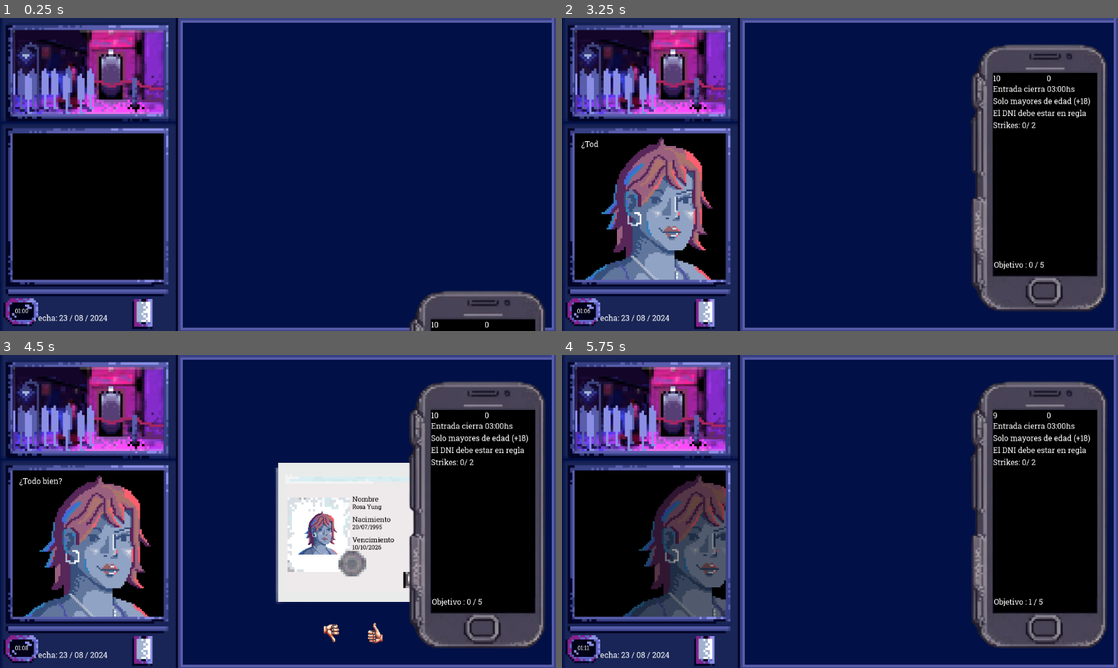
Above: before the commit, frames 1-4 (two rows, left to right).
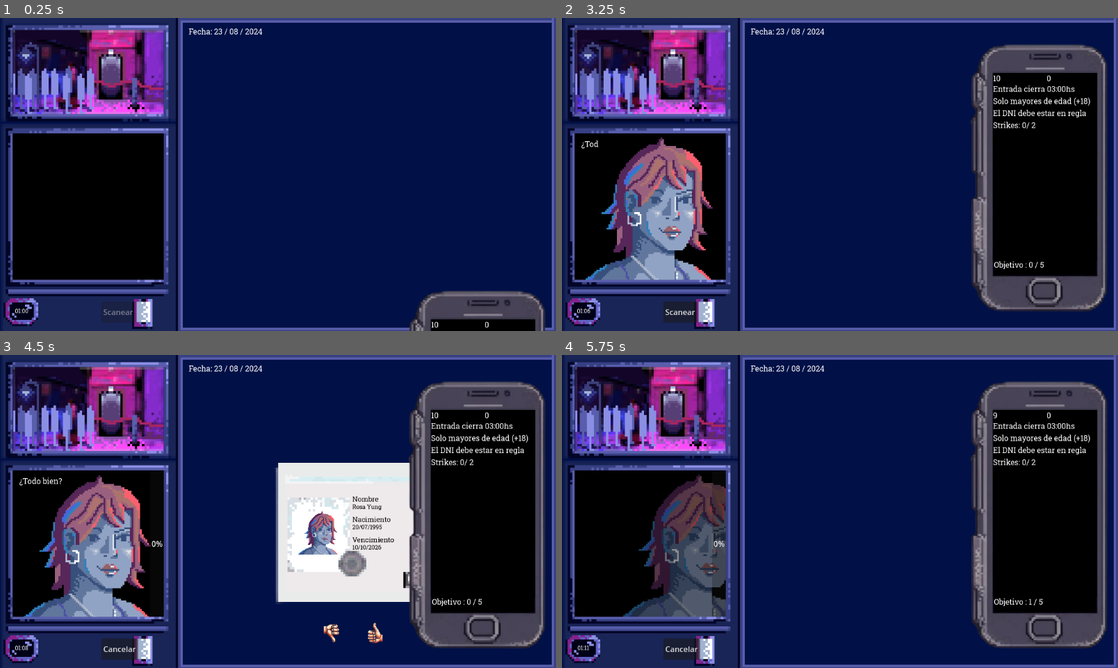
Above: after the commit, the same moments.

Repository: joacoague15/dni-en-mano
Game: Godot game, scene res://main_scene.tscn
Same seed, same stepped clock (60 frames per second), same inputs: the game is played once before the commit and once after it.
Inputs (mouse positions are in pixels of both pictures, inside the frame that each line leads up to):
- Up to frame 1 (0.25 s): no input
- Up to frame 2 (3.25 s): click (706, 315) at 0.5 s; click (706, 315) at 1.25 s; click (706, 315) at 2 s; move the mouse to (812, 237) at 2.77 s
- Up to frame 3 (4.5 s): click (116, 649) at 3.5 s, where only the run after the commit has a clickable "Scanear"; click (88, 542) at 4.27 s
- Up to frame 4 (5.75 s): click (934, 633) at 5 s

The runs differ from the first frame. In frame 1, 0.3% of the frame differs, in the area x 6-48%, y 3-98%; in frame 2, 0.6%; in frame 3, 0.7%; in frame 4, 1.2%.

Commit message:
Not finished version of scan mechanic

Diff:
--- a/character_random_selector.gd
+++ b/character_random_selector.gd
@@ -1,7 +1,6 @@
 extends Node2D
 
 @onready var dni_information = $DNIInformation
-@onready var result_label = $ResultLabel
 @onready var rules_label = $Phone/RulesLabel
 @onready var rules_label_animation_player = $Phone/RulesAnimationPlayer
 @onready var show_rules_button = $ShowRulesButton
@@ -17,6 +16,10 @@
 @onready var strikes_label = $Phone/StrikesLabel
 @onready var correct_character_label = $Phone/CorrectCharactersLabel
 
+@onready var scanning_progress_bar = $ScanningProgressBar
+@onready var scanning_button = $ScanningButton
+@onready var activate_scan_button = $ActivateScanButton
+
 @onready var accept_button = $AcceptButton
 @onready var reject_button = $RejectButton
 @onready var background_music = $BackgroundMusicPlayer
@@ -37,7 +40,6 @@
 	{"name": "Valentina", "image": preload("res://characterImages/character2.png"), "problem": null, "dni": {"name": "Valentina Gomez", "born_date": "01/05/1996", "due_date": "10/07/2025", "document_photo": preload("res://characterImages/character2.png")}}
 ]
 
-var custom_cursor = load("res://characterImages/hand.png")
 var thumb_up_cursor= load("res://characterImages/thumb_up.png")
 var thumb_down_cursor= load("res://characterImages/thumb_down.png")
 var current_videogame_date = "23-08-2024"
@@ -58,23 +60,44 @@
 var CORRECT_CHARACTERS_NEEDED = 5
 var strikes = 0
 
+var is_holding = false
+var progress = 0.0
+var progress_time = 2.0
+
 func _ready():
+	scanning_progress_bar.value = 0
 	correct_characters = 0
+	activate_scan_button.disabled = true
 	incorrect_characters = []
 	background_music.play()
 	energy_label.text = str(energy)
 	strikes_label.text = str(strikes)
 	correct_character_label.text = "Objetivo : " + str(correct_characters) + " / " + str(CORRECT_CHARACTERS_NEEDED)
-	Input.set_custom_mouse_cursor(custom_cursor, 0, Vector2(64, 64))
 	apply_rules()
 	accept_button.visible = false
 	reject_button.visible = false
 	next_person()
 
 func _process(delta):
+	print(activate_scan_button.visible)
 	time_since_last_check += delta
 	if time_since_last_check >= check_interval:
 		time_since_last_check = 0.0
+
+	if is_holding:
+		progress += delta / progress_time
+		if progress >= 1.0:
+			progress = 1.0
+			scanning_button.visible = false
+			scanning_progress_bar.visible = false
+			activate_scan_button.disabled = true
+			activate_scan_button.text = "Scanear"
+			is_holding = false
+	else:
+		if progress > 0:
+			progress = 0
+
+	scanning_progress_bar.value = progress * scanning_progress_bar.max_value
 
 func new_selected_person():
 	while selected_index == previous_index:
@@ -178,7 +201,10 @@
 func _on_animation_player_animation_finished(animation_name):
 	if animation_name == "character_appear":
 		character_animation_player.play("character_idle")
+		activate_scan_button.disabled = false
+		activate_scan_button.text = "Scanear"
 	if animation_name == "character_enter" or animation_name == "character_no_enter":
+		activate_scan_button.disabled = true
 		background_music.set_bus("New Bus")
 		background_music.set_volume_db(0)
 		next_person()
@@ -206,16 +232,22 @@
 	if animation_name == "show_results":
 		result_animation_player.play("show_labels")
 
-func _on_accept_button_mouse_entered():
-	Input.set_custom_mouse_cursor(thumb_up_cursor, 0, Vector2(64, 64))
-
-func _on_reject_button_mouse_entered():
-	Input.set_custom_mouse_cursor(thumb_down_cursor, 0, Vector2(64, 64))
-
 func _on_accept_button_mouse_exited():
 	modulate = normal_color
-	Input.set_custom_mouse_cursor(custom_cursor, 0, Vector2(64, 64))
 
 func _on_reject_button_mouse_exited():
 	modulate = normal_color
-	Input.set_custom_mouse_cursor(custom_cursor, 0, Vector2(64, 64))
+
+func _on_scanning_button_button_down():
+	is_holding = true
+
+func _on_scanning_button_button_up():
+	is_holding = false
+
+func _on_activate_scan_button_pressed():
+	if scanning_button.visible:
+		activate_scan_button.text = "Scanear"
+	else:
+		activate_scan_button.text = "Cancelar"
+	scanning_button.visible = !scanning_button.visible
+	scanning_progress_bar.visible = !scanning_progress_bar.visible
--- a/main_scene.tscn
+++ b/main_scene.tscn
@@ -671,6 +671,9 @@
 [sub_resource type="StyleBoxFlat" id="StyleBoxFlat_4vpl2"]
 bg_color = Color(0, 0, 0, 1)
 
+[sub_resource type="StyleBoxFlat" id="StyleBoxFlat_mphql"]
+bg_color = Color(0.6, 0.6, 0.6, 0)
+
 [node name="Character" type="Node2D"]
 position = Vector2(570, 330)
 script = ExtResource("1_3f8pj")
@@ -753,10 +756,10 @@
 region_rect = Rect2(3.95926, 0, 1916.04, 1080)
 
 [node name="CurrentDateLabel" type="Label" parent="."]
-offset_left = -500.0
-offset_top = 280.0
-offset_right = -344.0
-offset_bottom = 303.0
+offset_left = -179.0
+offset_top = -313.0
+offset_right = -26.0
+offset_bottom = -290.0
 theme_override_fonts/font = SubResource("FontVariation_xvukn")
 text = "Fecha: 23 / 08 / 2024"
 
@@ -973,6 +976,33 @@
 offset_bottom = 203.0
 theme_override_fonts/font = ExtResource("3_a2yxb")
 theme_override_styles/normal = SubResource("StyleBoxFlat_4vpl2")
+
+[node name="ScanningButton" type="Button" parent="."]
+visible = false
+offset_left = -550.0
+offset_top = -94.0
+offset_right = -226.0
+offset_bottom = 215.0
+theme_override_styles/focus = SubResource("StyleBoxFlat_mphql")
+flat = true
+
+[node name="ScanningProgressBar" type="ProgressBar" parent="."]
+visible = false
+anchors_preset = -1
+anchor_right = 0.061
+anchor_bottom = 0.066
+offset_left = -259.0
+offset_top = -91.0
+offset_right = -230.0
+offset_bottom = 212.0
+fill_mode = 3
+
+[node name="ActivateScanButton" type="Button" parent="."]
+offset_left = -360.0
+offset_top = 257.0
+offset_right = -303.0
+offset_bottom = 301.0
+text = "Scanear"
 
 [connection signal="animation_finished" from="ResultScreen/ResultAnimationPlayer" to="." method="_on_result_animation_player_animation_finished"]
 [connection signal="animation_finished" from="CharacterSprite/AnimationPlayer" to="." method="_on_animation_player_animation_finished"]
@@ -987,3 +1017,7 @@
 [connection signal="mouse_exited" from="RejectButton" to="." method="_on_reject_button_mouse_exited"]
 [connection signal="pressed" from="RejectButton" to="." method="_on_reject_button_pressed"]
 [connection signal="animation_finished" from="Phone/RulesAnimationPlayer" to="." method="_on_rules_animation_player_animation_finished"]
+[connection signal="button_down" from="ScanningButton" to="." method="_on_scanning_button_button_down"]
+[connection signal="button_up" from="ScanningButton" to="." method="_on_scanning_button_button_up"]
+[connection signal="pressed" from="ScanningButton" to="." method="_on_scanning_button_pressed"]
+[connection signal="pressed" from="ActivateScanButton" to="." method="_on_activate_scan_button_pressed"]
--- a/project.godot
+++ b/project.godot
@@ -12,7 +12,7 @@
 
 config/name="DNIenMano"
 run/main_scene="res://main_scene.tscn"
-config/features=PackedStringArray("4.3", "GL Compatibility")
+config/features=PackedStringArray("4.2", "GL Compatibility")
 config/icon="res://icon.svg"
 
 [display]
Binary file added: characterImages/full_body.png
Not shown, added: characterImages/full_body.png.import
Not shown: 1 places in main_scene.tscn that only renumber resources
